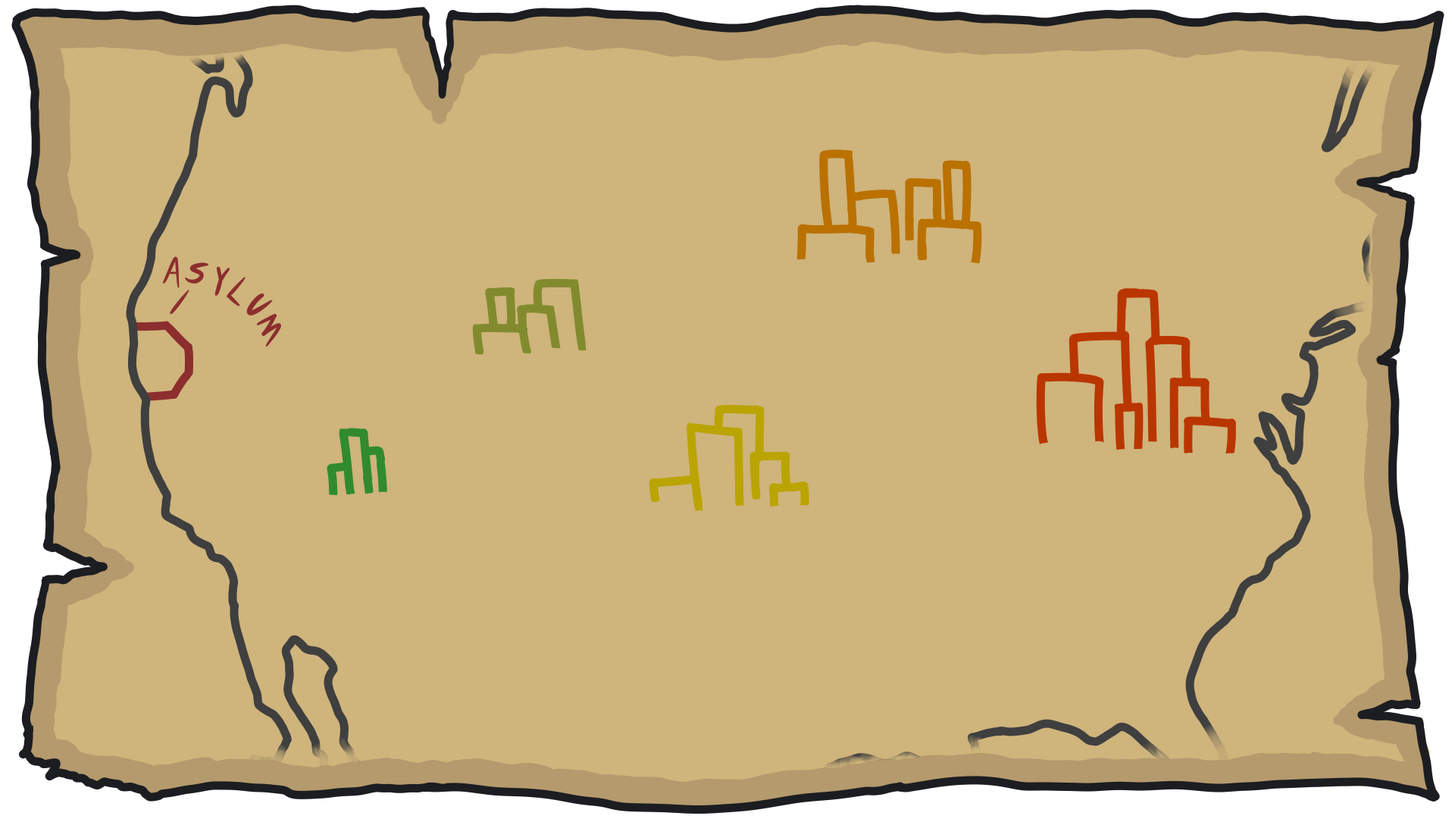
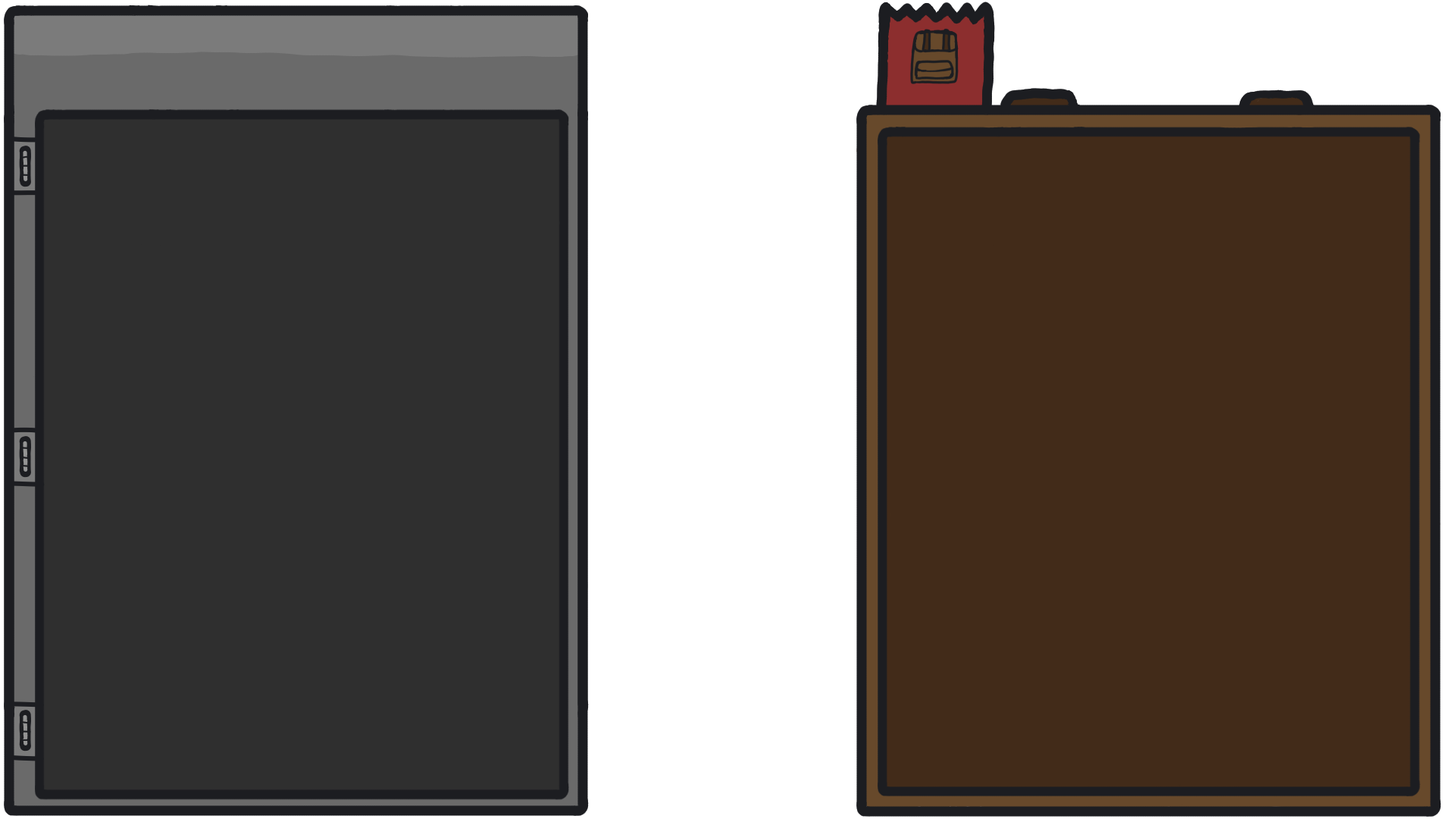
Layer changes from the first (1455, 819) image to the second:
showed group "LockerGroup" (3 layers) over [left=3, top=4, right=631, bottom=817]
painted on "LockerLines" over [left=3, top=4, right=631, bottom=817]
painted on "Paint Layer 6" over [left=3, top=97, right=583, bottom=817]
painted on "Paint Layer 7" over [left=3, top=4, right=631, bottom=817]
showed group "BackpackGroup" (7 layers) over [left=3, top=1, right=1445, bottom=818]
painted on "BackpackLines" (2nd of 3, in "BackpackGroup") over [left=3, top=1, right=1445, bottom=818]
painted on "BackpackLines" (3rd of 3, in "BackpackGroup") over [left=3, top=1, right=1445, bottom=818]
painted on "Paint Layer 5" over [left=824, top=97, right=1442, bottom=818]
painted on "BackpackBackground" over [left=679, top=1, right=1445, bottom=818]
hid group "ZoneSelectMap" (5 layers) over [left=3, top=1, right=1445, bottom=818]
painted on "Paint Layer 8" over [left=3, top=1, right=1445, bottom=818]
painted on "Paint Layer 11" over [left=97, top=1, right=1445, bottom=818]
painted on "Paint Layer 12" over [left=97, top=97, right=1262, bottom=583]
painted on "Paint Layer 9" over [left=3, top=1, right=1445, bottom=818]
painted on "Paint Layer 10" over [left=3, top=1, right=1445, bottom=818]
